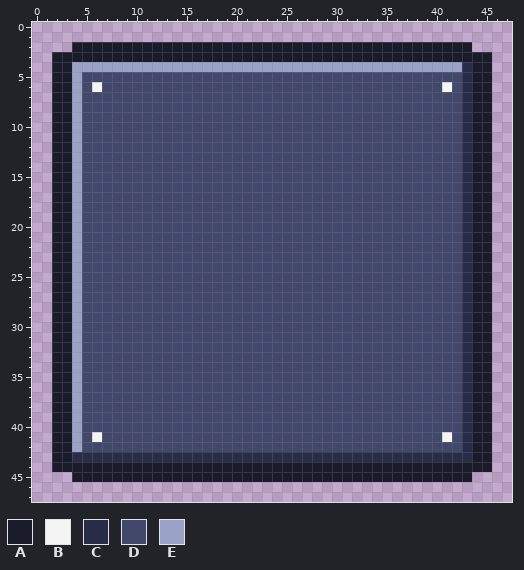
Two states of a pixel-art file, game/pixel-ui-pack/panel.aseprite. The picture above was drawn from the file before the commit.
48x48 pixels, 1 frame.
Palette (. is transparent): A #1a1c2c  B #f4f4f4  C #282c49  D #42486b  E #9aa3c7
Pixels before, first column x 2:
 2 ..AAAAAAAAAAAAAAAAAAAAAAAAAAAAAAAAAAAAAAAA..
 3 AAAAAAAAAAAAAAAAAAAAAAAAAAAAAAAAAAAAAAAAAAAA
 4 AAEEEEEEEEEEEEEEEEEEEEEEEEEEEEEEEEEEEEEEECAA
 5 AAEDDDDDDDDDDDDDDDDDDDDDDDDDDDDDDDDDDDDDDCAA
 6 AAEDBDDDDDDDDDDDDDDDDDDDDDDDDDDDDDDDDDDBDCAA
 7 AAEDDDDDDDDDDDDDDDDDDDDDDDDDDDDDDDDDDDDDDCAA
 8 AAEDDDDDDDDDDDDDDDDDDDDDDDDDDDDDDDDDDDDDDCAA
 9 AAEDDDDDDDDDDDDDDDDDDDDDDDDDDDDDDDDDDDDDDCAA
10 AAEDDDDDDDDDDDDDDDDDDDDDDDDDDDDDDDDDDDDDDCAA
11 AAEDDDDDDDDDDDDDDDDDDDDDDDDDDDDDDDDDDDDDDCAA
12 AAEDDDDDDDDDDDDDDDDDDDDDDDDDDDDDDDDDDDDDDCAA
13 AAEDDDDDDDDDDDDDDDDDDDDDDDDDDDDDDDDDDDDDDCAA
14 AAEDDDDDDDDDDDDDDDDDDDDDDDDDDDDDDDDDDDDDDCAA
15 AAEDDDDDDDDDDDDDDDDDDDDDDDDDDDDDDDDDDDDDDCAA
16 AAEDDDDDDDDDDDDDDDDDDDDDDDDDDDDDDDDDDDDDDCAA
17 AAEDDDDDDDDDDDDDDDDDDDDDDDDDDDDDDDDDDDDDDCAA
18 AAEDDDDDDDDDDDDDDDDDDDDDDDDDDDDDDDDDDDDDDCAA
19 AAEDDDDDDDDDDDDDDDDDDDDDDDDDDDDDDDDDDDDDDCAA
20 AAEDDDDDDDDDDDDDDDDDDDDDDDDDDDDDDDDDDDDDDCAA
21 AAEDDDDDDDDDDDDDDDDDDDDDDDDDDDDDDDDDDDDDDCAA
22 AAEDDDDDDDDDDDDDDDDDDDDDDDDDDDDDDDDDDDDDDCAA
23 AAEDDDDDDDDDDDDDDDDDDDDDDDDDDDDDDDDDDDDDDCAA
24 AAEDDDDDDDDDDDDDDDDDDDDDDDDDDDDDDDDDDDDDDCAA
25 AAEDDDDDDDDDDDDDDDDDDDDDDDDDDDDDDDDDDDDDDCAA
26 AAEDDDDDDDDDDDDDDDDDDDDDDDDDDDDDDDDDDDDDDCAA
27 AAEDDDDDDDDDDDDDDDDDDDDDDDDDDDDDDDDDDDDDDCAA
28 AAEDDDDDDDDDDDDDDDDDDDDDDDDDDDDDDDDDDDDDDCAA
29 AAEDDDDDDDDDDDDDDDDDDDDDDDDDDDDDDDDDDDDDDCAA
30 AAEDDDDDDDDDDDDDDDDDDDDDDDDDDDDDDDDDDDDDDCAA
31 AAEDDDDDDDDDDDDDDDDDDDDDDDDDDDDDDDDDDDDDDCAA
32 AAEDDDDDDDDDDDDDDDDDDDDDDDDDDDDDDDDDDDDDDCAA
33 AAEDDDDDDDDDDDDDDDDDDDDDDDDDDDDDDDDDDDDDDCAA
34 AAEDDDDDDDDDDDDDDDDDDDDDDDDDDDDDDDDDDDDDDCAA
35 AAEDDDDDDDDDDDDDDDDDDDDDDDDDDDDDDDDDDDDDDCAA
36 AAEDDDDDDDDDDDDDDDDDDDDDDDDDDDDDDDDDDDDDDCAA
37 AAEDDDDDDDDDDDDDDDDDDDDDDDDDDDDDDDDDDDDDDCAA
38 AAEDDDDDDDDDDDDDDDDDDDDDDDDDDDDDDDDDDDDDDCAA
39 AAEDDDDDDDDDDDDDDDDDDDDDDDDDDDDDDDDDDDDDDCAA
40 AAEDDDDDDDDDDDDDDDDDDDDDDDDDDDDDDDDDDDDDDCAA
41 AAEDBDDDDDDDDDDDDDDDDDDDDDDDDDDDDDDDDDDBDCAA
42 AAEDDDDDDDDDDDDDDDDDDDDDDDDDDDDDDDDDDDDDDCAA
43 AACCCCCCCCCCCCCCCCCCCCCCCCCCCCCCCCCCCCCCCCAA
44 AAAAAAAAAAAAAAAAAAAAAAAAAAAAAAAAAAAAAAAAAAAA
45 ..AAAAAAAAAAAAAAAAAAAAAAAAAAAAAAAAAAAAAAAA..
The result:
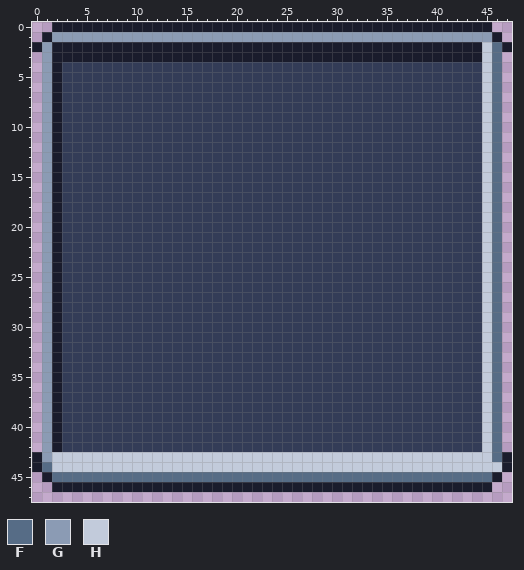
Colours new in this view: F #566c86  G #8b9bb4  H #c2cbdb
Change:
colour D: #42486b -> #333c57
y 0: x 2..45 ............................................ -> AAAAAAAAAAAAAAAAAAAAAAAAAAAAAAAAAAAAAAAAAAAA
y 1: x 1..46 .............................................. -> AGGGGGGGGGGGGGGGGGGGGGGGGGGGGGGGGGGGGGGGGGGGGA
y 2: x 0..3 .... -> AGAA; x 44..47 .... -> AHFA
y 3: x 1 . -> G; x 45..46 A. -> HF
y 4: x 1 . -> G; x 3..46 AEEEEEEEEEEEEEEEEEEEEEEEEEEEEEEEEEEEEEEECAA. -> DDDDDDDDDDDDDDDDDDDDDDDDDDDDDDDDDDDDDDDDDDHF
y 5: x 1 . -> G; x 3..4 AE -> DD; x 43..46 CAA. -> DDHF
y 6: x 1 . -> G; x 3..4 AE -> DD; x 6 B -> D; x 41 B -> D; x 43..46 CAA. -> DDHF
y 7..40: x 1 . -> G; x 3..4 AE -> DD; x 43..46 CAA. -> DDHF
y 41: x 1 . -> G; x 3..4 AE -> DD; x 6 B -> D; x 41 B -> D; x 43..46 CAA. -> DDHF
y 42: x 1 . -> G; x 3..4 AE -> DD; x 43..46 CAA. -> DDHF
y 43: x 0..47 ..AACCCCCCCCCCCCCCCCCCCCCCCCCCCCCCCCCCCCCCCCAA.. -> AGHHHHHHHHHHHHHHHHHHHHHHHHHHHHHHHHHHHHHHHHHHHHFA
y 44: x 0..47 ..AAAAAAAAAAAAAAAAAAAAAAAAAAAAAAAAAAAAAAAAAAAA.. -> AFHHHHHHHHHHHHHHHHHHHHHHHHHHHHHHHHHHHHHHHHHHHHHA
y 45: x 1..46 ...AAAAAAAAAAAAAAAAAAAAAAAAAAAAAAAAAAAAAAAA... -> AFFFFFFFFFFFFFFFFFFFFFFFFFFFFFFFFFFFFFFFFFFFFA
y 46: x 2..45 ............................................ -> AAAAAAAAAAAAAAAAAAAAAAAAAAAAAAAAAAAAAAAAAAAA
Changed places in both pictures, as pixel boxes (x1, y1, x2, y2):
changed: (32, 22, 512, 492)
